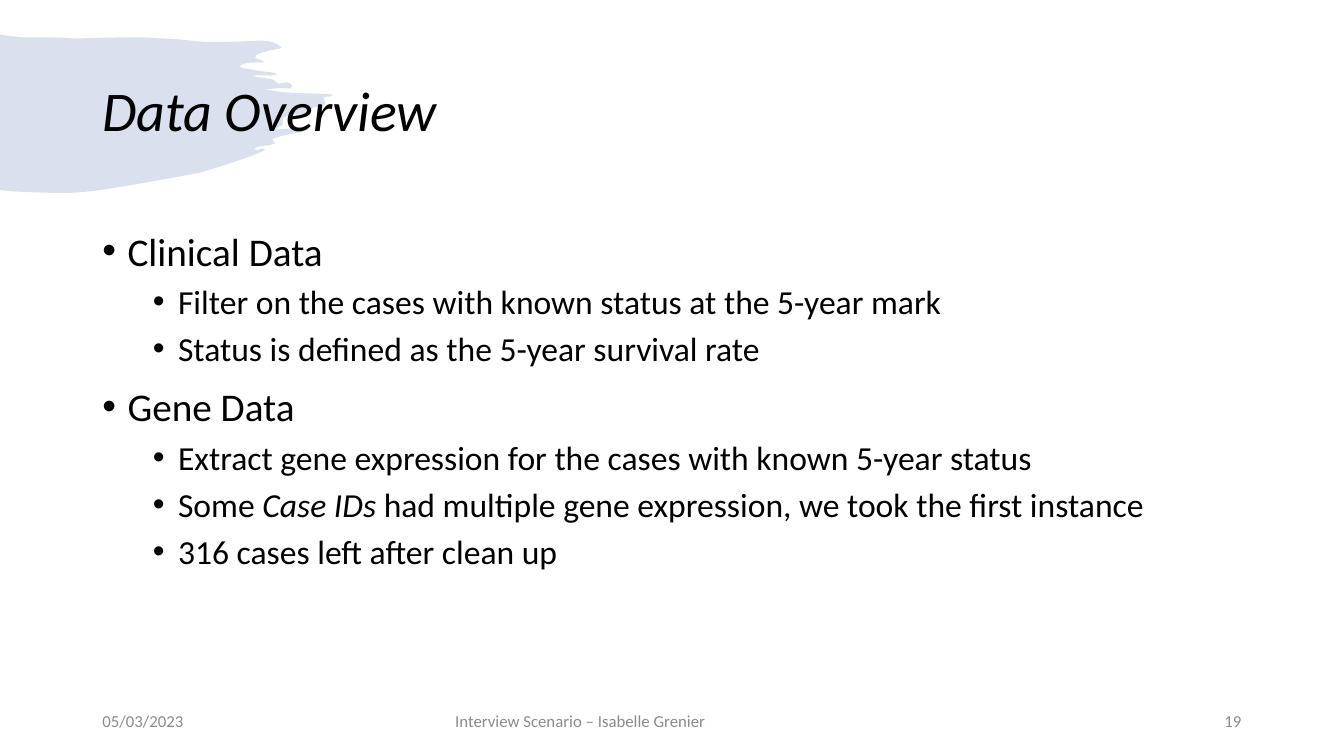
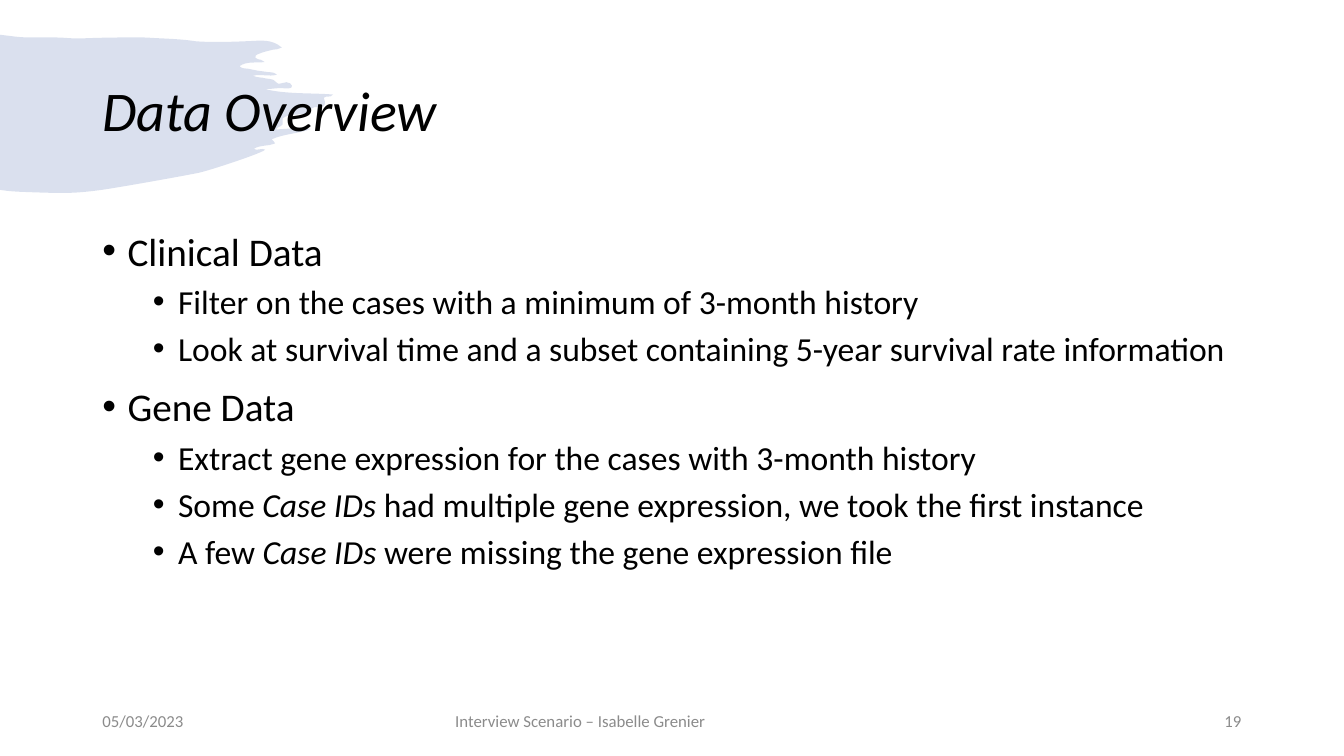
Before and after one commit to igrenier/TCGA_BRCA, a slide deck: slide 19 of presentation_05032023.pptx. Drawn at 1344x756 pixels with LibreOffice and Linux fonts; fonts in the diff are those of the drawing. Boxes give left, top, right and bottom in pixels: in the first picture for what was removed or moved away, otherwise in the second. Text is boxed around its words. In the diff, an @@ line names an element or a change of style, - is before the commit and + after.

```diff
--- a/presentation_05032023.pptx
+++ b/presentation_05032023.pptx
@@ text at <box>178,290,1225,367</box>: text changed @@
-  • Filter on the cases with known status at the 5-year mark
-  • Status is defined as the 5-year survival rate
+  • Filter on the cases with a minimum of 3-month history
+  • Look at survival time and a subset containing 5-year survival rate information
@@ text at <box>178,446,976,476</box>: text changed @@
-  • Extract gene expression for the cases with known 5-year status
+  • Extract gene expression for the cases with 3-month history
@@ text at <box>178,540,892,570</box>: text changed @@
-  • 316 cases left after clean up
+  • A few Case IDs were missing the gene expression file
```
Also in this commit, not shown: 2 other slides changed, 1 slide added.
